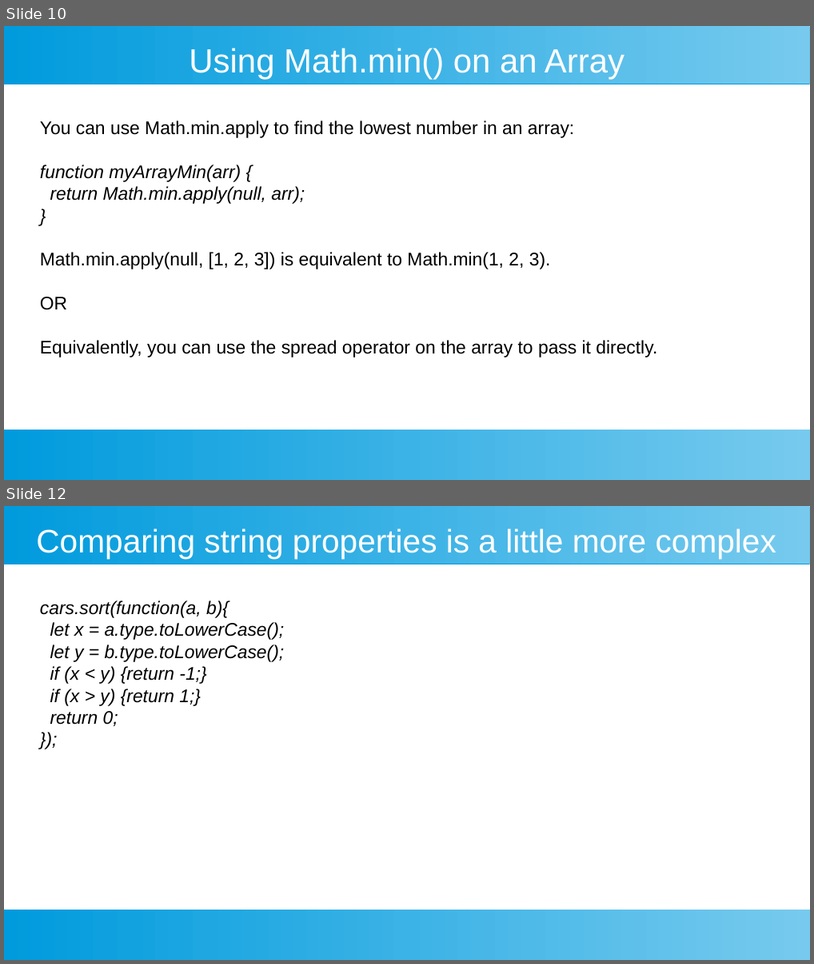
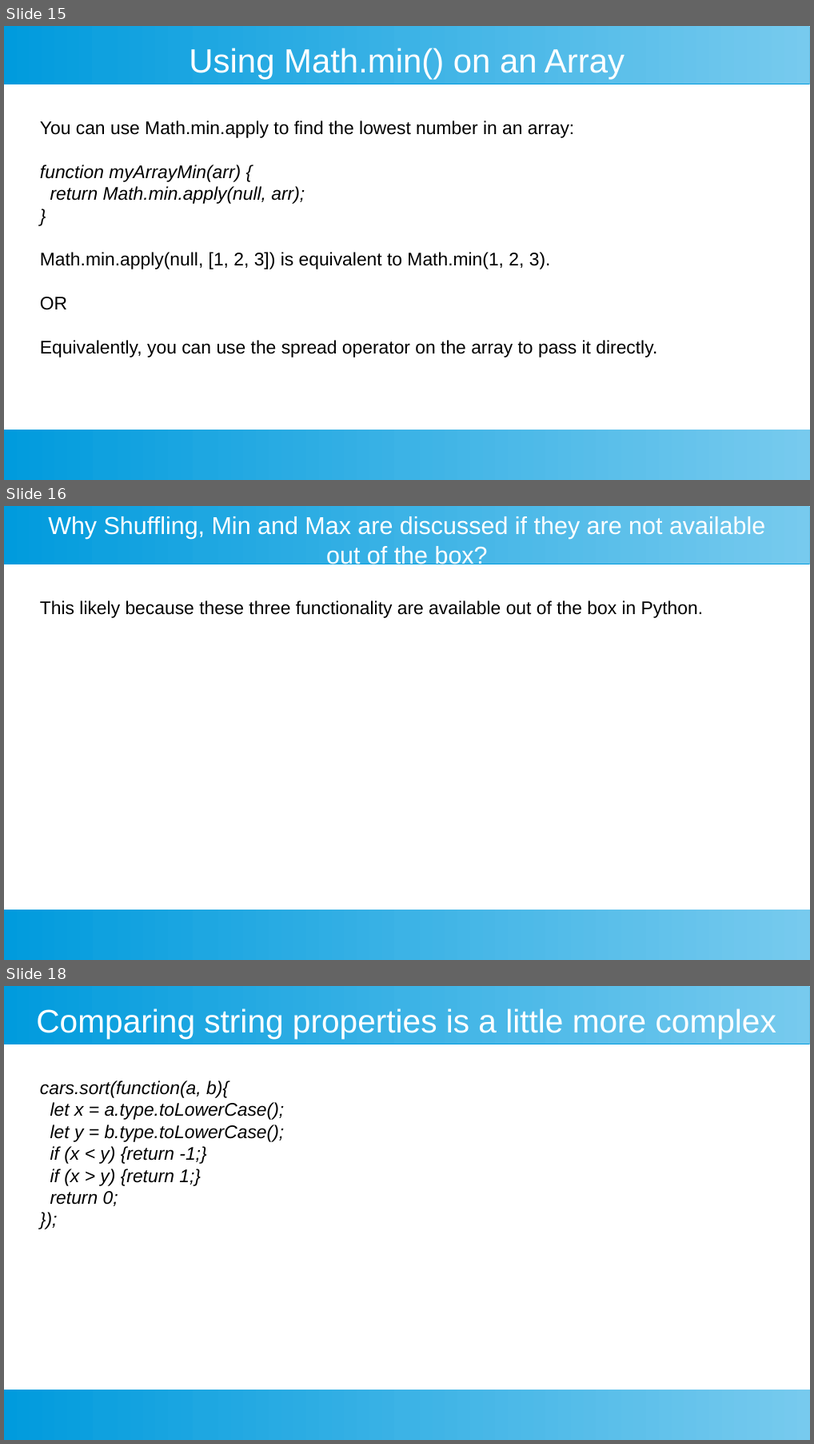
Before and after one commit to ashishjain1547/public_lessons_in_javascript, a slide deck: 7_Arrays in Detail/3 - sorting on an array.odp. Shown one above the other, each under a label of ours: slides 10 and 12 before the commit, slides 15, 16 and 18 after it; the slides between them are not shown. The pictures are 814x964 and 814x1444 pixels, drawn with LibreOffice and Linux fonts; fonts in the diff are those of the drawing. Boxes give left, top, right and bottom in pixels: in the first picture for what was removed or moved away, otherwise in the second. Text is boxed around its words. In the diff, an @@ line names an element or a change of style, - is before the commit and + after.

```diff
--- a/7_Arrays in Detail/3 - sorting on an array.odp
+++ b/7_Arrays in Detail/3 - sorting on an array.odp
@@ slide 16 added at [4,506,810,960], background #FFFFFF; not listed: 2 template elements that a slide beside it also shows @@
@@ title added at [48,516,766,568], 24 pt, text #FFFFFF @@
+Why Shuffling, Min and Max are discussed if they are not available out of the box?
@@ text added at [40,600,703,618], 18 pt, text #000000 @@
+This likely because these three functionality are available out of the box in Python.
@@ what was slide 10 is now slide 15 @@
@@ what was slide 12 is now slide 18 @@
```
Also in this commit, not shown: 2 slides changed, 5 other slides added, 2 other files.
